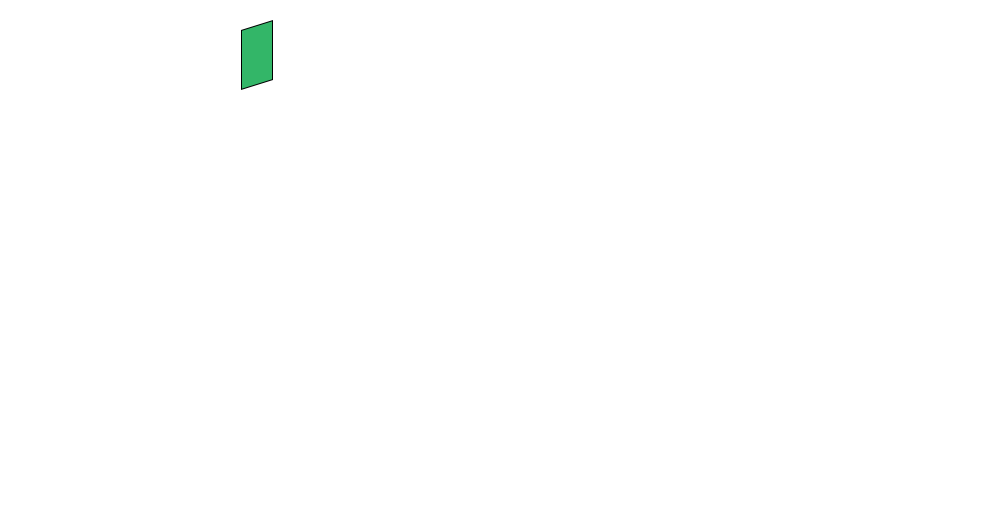
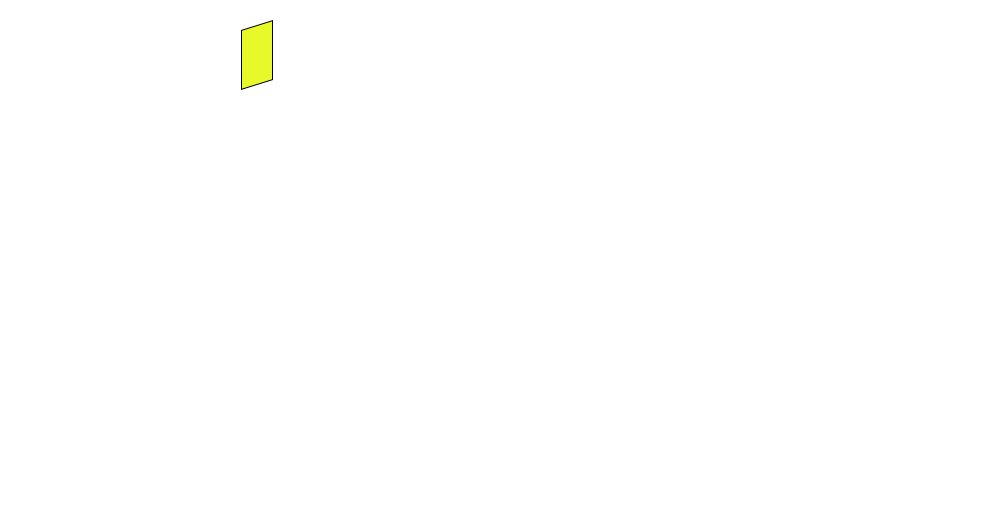
Revision of a layered 1000×518 image; what changed, layer by layer:
added layer "Rectángulo 12 copia 4" above "Rectángulo 12 copia 3" over (242, 21, 272, 89)
hid "Rectángulo 12 copia 3" over (242, 21, 272, 89)
